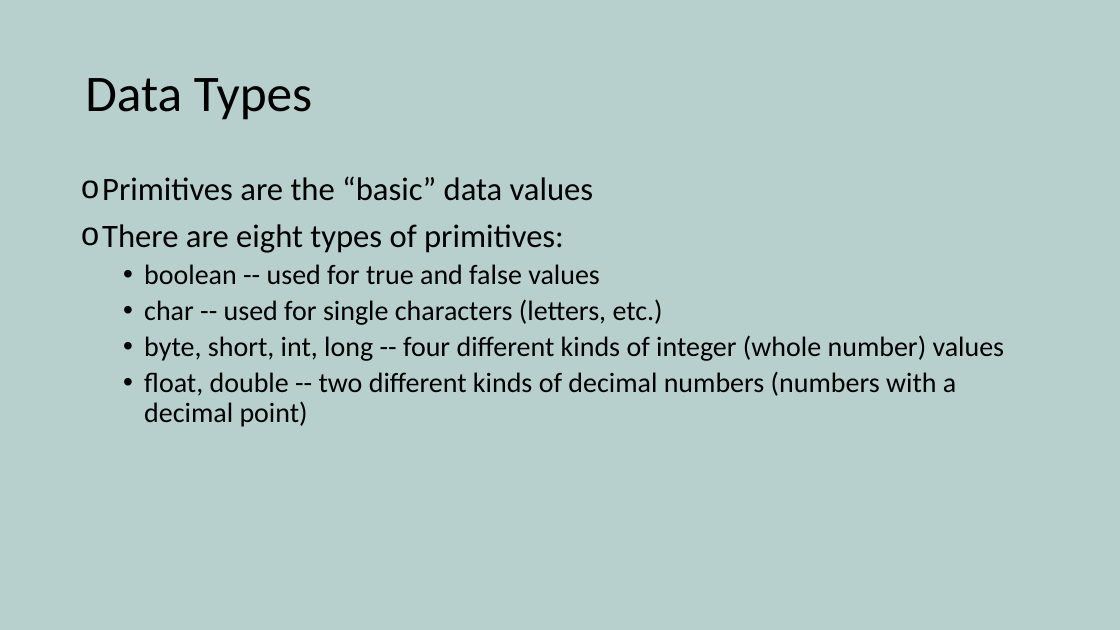
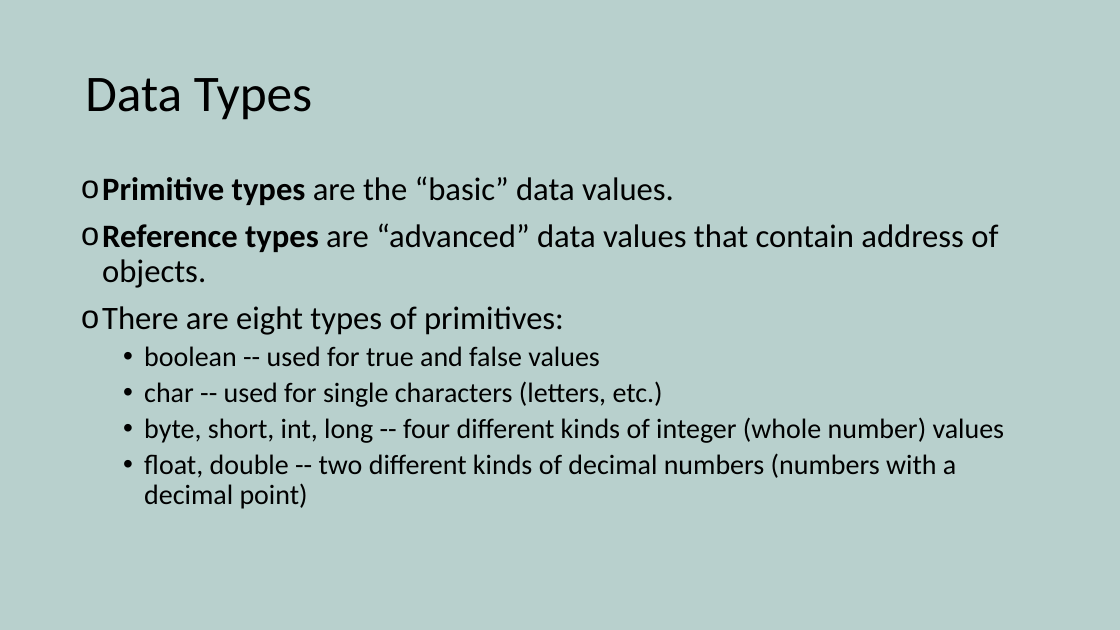
Before and after one commit to yetanothermasterylearning/Core-Java, a slide deck: slide 5 of 03. Programming Basics/Presentation/Data types and Operators.pptx (slide 3 before the commit). Drawn at 1120x630 pixels with LibreOffice and Linux fonts; fonts in the diff are those of the drawing. Boxes give left, top, right and bottom in pixels: in the first picture for what was removed or moved away, otherwise in the second. Text is boxed around its words. In the diff, an @@ line names an element or a change of style, - is before the commit and + after.

```diff
--- a/03. Programming Basics/Presentation/Data types and Operators.pptx
+++ b/03. Programming Basics/Presentation/Data types and Operators.pptx
@@ text at bbox=[102, 176, 998, 288]: text changed @@
-o Primitives are the “basic” data values
+o Primitive types are the “basic” data values.
+o Reference types are “advanced” data values that contain address of objects.
```
Also in this commit, not shown: 7 other slides changed, 2 slides removed, 4 other files.
